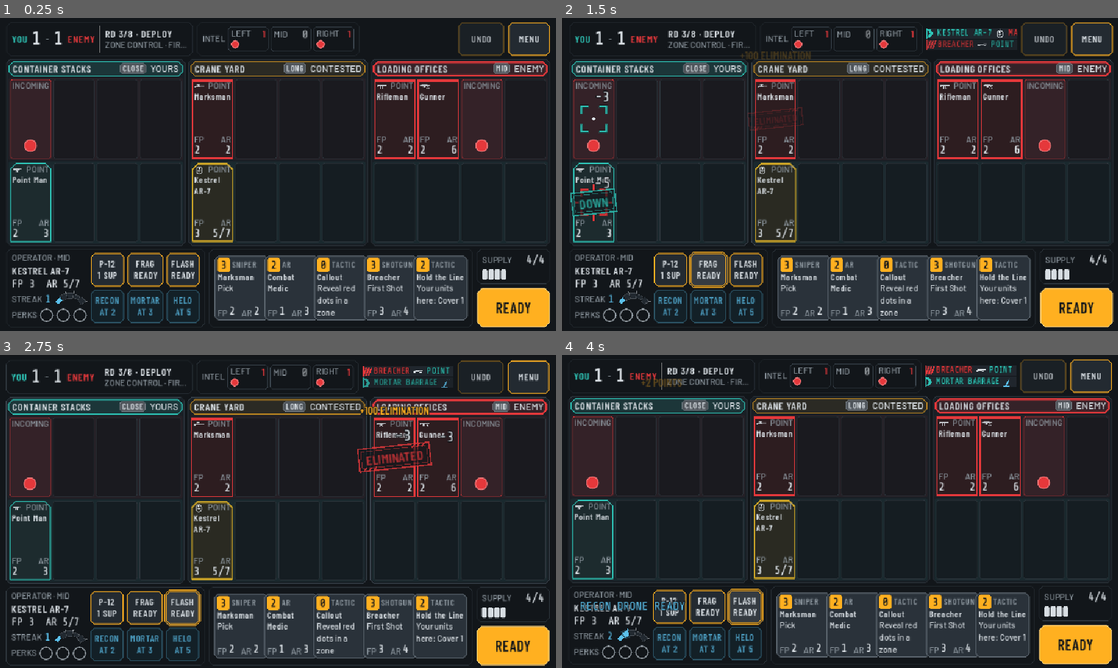
Above: before the commit, frames 1-4 (two rows, left to right).
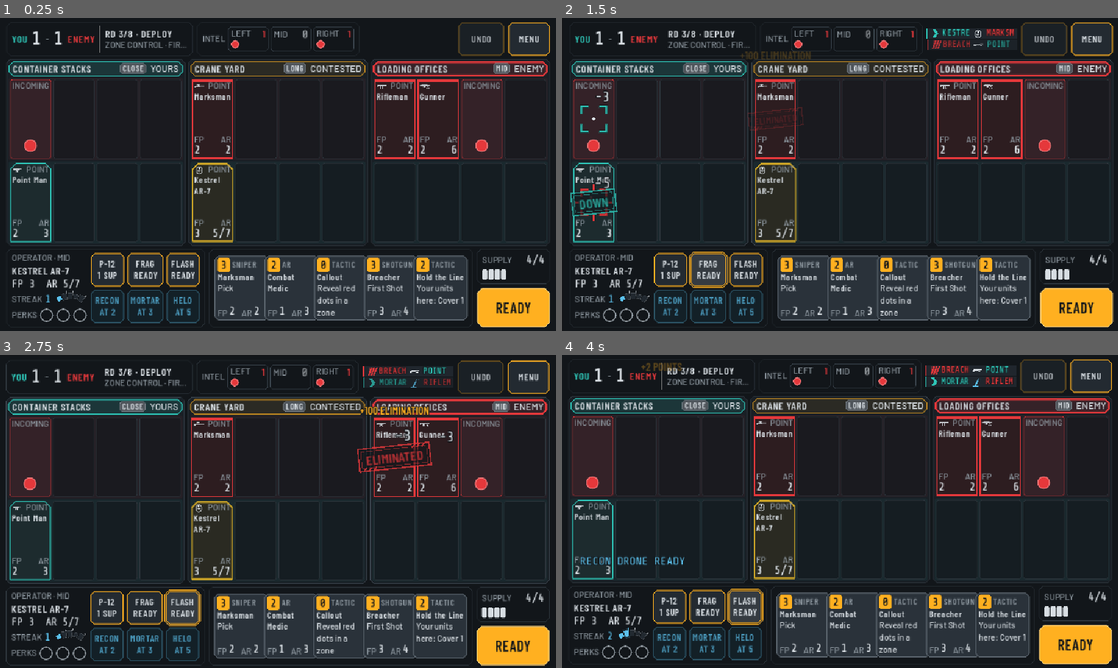
Above: after the commit, the same moments.

Repository: DeVoTeD-Qc/Gamestudio
Game: Godot game, scene res://scenes/fx/FxPreview.tscn
The game is run twice, just before and just after one commit, with the same random seed, the same clock (stepped at 60 frames per second) and the same inputs. This scene is started directly instead of the project's main scene.
Inputs:
- Up to frame 1 (0.25 s): no input
- Up to frame 2 (1.5 s): click "FRAG READY" at 0.5 s; click "FRAG READY" at 1.25 s
- Up to frame 3 (2.75 s): click "FLASH READY" at 2 s
- Up to frame 4 (4 s): click "FRAG READY" at 2.75 s; click "FLASH READY" at 3.5 s

The runs differ from the first frame. In frame 1, less than 0.1% of the frame differs, in the area x 10-16%, y 87-92%; in frame 2, 0.5%; in frame 3, 0.5%; in frame 4, 1.3%, in the area x 3-81%, y 2-92%.

Commit message:
p14: combat feedback and streak effects (standalone components)
FeedbackDirector plays engine events in order: tracers, bracket hit
markers, damage numbers, elimination stamps, hit-stop and shake, an
original killfeed, a segmented StreakArc that shatters on reset, and a
killstreak call-in takeover. Fast animations halve durations; reduced
motion removes shake. 9 tests; wiring steps in p14-fx-wiring.md.

Co-Authored-By: Claude Opus 5.5 <noreply@anthropic.com>
Claude-Session: https://claude.ai/code/session_01JmVwVgoeVTdNBC1RfBf5V4

Diff:
--- a/projects/killstreak/source/project-killstreak/scripts/fx/call_in_takeover.gd
+++ b/projects/killstreak/source/project-killstreak/scripts/fx/call_in_takeover.gd
@@ -138,7 +138,7 @@
 
 
 func _zone_label(zone: StringName) -> String:
-	return String(zone).to_upper() if zone != &"" else "the line"
+	return String(zone).capitalize() if zone != &"" else "the line"
 
 
 func _build() -> void:
--- a/projects/killstreak/source/project-killstreak/scripts/fx/feedback_director.gd
+++ b/projects/killstreak/source/project-killstreak/scripts/fx/feedback_director.gd
@@ -256,7 +256,7 @@
 			if ev.get("owner") == viewer_side and int(score_popups.get(&"zone", 0)) > 0:
 				var r: Rect2 = _zone_rect(ev.get("zone", &""))
 				if r.has_area():
-					_popup_at(_to_local(Vector2(r.get_center().x, r.position.y + 40.0)),
+					_popup_at(_to_local(r.get_center()),
 							"+%d ZONE SECURED" % int(score_popups[&"zone"]), &"heading", 22, FxStyle.AMBER, ev)
 					return t.get_value(&"popup_beat")
 			return 0.0
@@ -264,7 +264,7 @@
 			var gained: int = int(ev.get("player_gained" if viewer_side == &"player" else "enemy_gained", 0))
 			var anchor: Rect2 = _anchor_rect(&"score")
 			if gained > 0 and anchor.has_area():
-				_popup_at(_to_local(anchor.get_center() + Vector2(0, anchor.size.y * 0.5 + 20.0)),
+				_popup_at(_to_local(Vector2(anchor.get_center().x, anchor.end.y - 10.0)),
 						"+%d %s" % [gained, "POINT" if gained == 1 else "POINTS"], &"heading", 22, FxStyle.AMBER, ev)
 				return t.get_value(&"popup_beat")
 			return 0.0
@@ -281,9 +281,13 @@
 	var from: Vector2 = _unit_point(shooter, side, zone)
 	var to: Vector2 = _unit_point(target, foe, zone) if target >= 0 else _zone_point(zone, foe)
 	if not _skipping:
+		# Start at the shooter's edge facing the target, and keep the two sides' tracers on
+		# parallel lanes so a trade shows both streaks.
+		var dir: Vector2 = (to - from).normalized() if to != from else Vector2.UP
+		var lane_off: Vector2 = dir.orthogonal() * (5.0 if side == viewer_side else -5.0)
 		var fx: Control = TracerFx.new()
-		fx.from = from
-		fx.to = to
+		fx.from = from + dir * 18.0 + lane_off
+		fx.to = to - dir * 6.0 + lane_off
 		fx.color = FxStyle.side_color(side)
 		fx.wasted = target < 0
 		_start(fx, &"tracer", ev)
@@ -524,8 +528,15 @@
 	return locator.anchor_rect(anchor)
 
 
-## Just above the StreakArc (y_dir -1) or the bottom-left area when there is no arc.
+## Where streak pop-ups go: just above the locator's &"streak" anchor (the Operator panel)
+## so they never cover its numbers, else just above the StreakArc, else bottom-left.
 func _arc_point(y_dir: float) -> Vector2:
+	var anchor: Rect2 = _anchor_rect(&"streak")
+	if anchor.has_area():
+		var x: float = anchor.position.x + anchor.size.x * 0.5
+		if streak_arc != null and streak_arc is Control and (streak_arc as Control).is_inside_tree():
+			x = (streak_arc as Control).get_global_rect().get_center().x
+		return _to_local(Vector2(x, anchor.position.y - 22.0))
 	if streak_arc != null and streak_arc is Control and (streak_arc as Control).is_inside_tree():
 		var r: Rect2 = (streak_arc as Control).get_global_rect()
 		return _to_local(r.get_center() + Vector2(0, y_dir * (r.size.y * 0.5 + 18.0)))
--- a/projects/killstreak/source/project-killstreak/scripts/fx/fx_preview.gd
+++ b/projects/killstreak/source/project-killstreak/scripts/fx/fx_preview.gd
@@ -70,6 +70,7 @@
 
 	var locator: RefCounted = BoardFxLocator.new(_match.get_node(^"%Board"))
 	locator.anchors[&"score"] = _match.get_node(^"%ScoreBar")
+	locator.anchors[&"streak"] = panel
 	# Mock snapshot (mock_match_data.gd round_3_sample) slots -> uids.
 	locator.set_unit(1, &"player", &"left", 0)    # Point Man
 	locator.set_unit(21, &"enemy", &"left", 0)    # incoming red dot, revealed as a Breacher
--- a/projects/killstreak/source/project-killstreak/scripts/fx/killfeed_entry.gd
+++ b/projects/killstreak/source/project-killstreak/scripts/fx/killfeed_entry.gd
@@ -27,6 +27,7 @@
 var _enter: Tween = null
 var _life_tween: Tween = null
 var _gone: bool = false
+var _zone_tag: Label = null
 
 
 class SideMarker:
@@ -89,6 +90,8 @@
 		tag.text = zone
 		tag.mouse_filter = Control.MOUSE_FILTER_IGNORE
 		_row.add_child(tag)
+		_zone_tag = tag
+	resized.connect(_fit)
 
 
 ## Starts enter + life + fade. timing: FxTiming (null = Settings).
@@ -131,6 +134,27 @@
 	queue_free()
 
 
+## Narrow slots (phone killfeed): drop the zone tag first, then shorten the names, so the
+## line never runs off its rect.
+func _fit() -> void:
+	if _row == null or size.x <= 0.0:
+		return
+	var room: float = size.x - 12.0
+	if _zone_tag != null:
+		_zone_tag.visible = true
+		if _row.get_combined_minimum_size().x > room:
+			_zone_tag.visible = false
+	for limit: int in [MAX_NAME, 10, 8, 6]:
+		if _row.get_combined_minimum_size().x <= room:
+			break
+		for child: Node in _row.get_children():
+			if child is Label and child != _zone_tag:
+				var full: String = String(child.get_meta(&"full", (child as Label).text))
+				child.set_meta(&"full", full)
+				(child as Label).text = full.left(limit)
+	queue_redraw()
+
+
 func _name_label(text: String, side: StringName) -> Label:
 	var label: Label = Label.new()
 	label.theme_type_variation = &"KillfeedFriend" if side == &"player" else &"KillfeedEnemy"
--- a/projects/killstreak/source/project-killstreak/scripts/fx/streak_arc.gd
+++ b/projects/killstreak/source/project-killstreak/scripts/fx/streak_arc.gd
@@ -18,8 +18,10 @@
 const FxStyle: GDScript = preload("res://scripts/fx/fx_style.gd")
 const FxTiming: GDScript = preload("res://scripts/fx/fx_timing.gd")
 const SEG_GAP_RAD: float = 0.045
-const BAND: float = 7.0
-const BAND_NOTCH: float = 11.0
+const BAND: float = 8.0
+const BAND_NOTCH: float = 12.0
+## Arc height (sagitta) as a share of its width: shallow, so segments stay wide.
+const CURVE: float = 0.16
 const SHARDS_PER_SEGMENT: int = 3
 
 ## Number of segments (the highest threshold, or more).
@@ -173,7 +175,7 @@
 ## Arc geometry for the current rect: {center, radius, a0, a1}.
 func _geometry() -> Dictionary:
 	var w: float = maxf(20.0, size.x - 12.0)
-	var h: float = clampf(size.y - BAND_NOTCH - 4.0, 4.0, w * 0.45)
+	var h: float = clampf(size.y - BAND_NOTCH - 4.0, 4.0, w * CURVE)
 	var r: float = (w * w * 0.25 + h * h) / (2.0 * h)
 	var top: float = BAND_NOTCH * 0.5 + 2.0
 	var c: Vector2 = Vector2(size.x * 0.5, top + r)
Not shown, added: projects/killstreak/documentation/production/p14-fx-wiring.md
Not shown, added: projects/killstreak/qa/screenshots/p14-left_trade-1280x720.png
Not shown, added: projects/killstreak/qa/screenshots/p14-left_trade-844x390.png
Not shown, added: projects/killstreak/qa/screenshots/p14-mid_firefight-1280x720.png
Not shown, added: projects/killstreak/qa/screenshots/p14-mid_firefight-844x390.png
Not shown, added: projects/killstreak/qa/screenshots/p14-shatter-1280x720.png
Not shown, added: projects/killstreak/qa/screenshots/p14-shatter-844x390.png
Not shown, added: projects/killstreak/qa/screenshots/p14-streak-1280x720.png
Not shown, added: projects/killstreak/qa/screenshots/p14-streak-844x390.png
Not shown, added: projects/killstreak/qa/screenshots/p14-takeover-1280x720.png
Not shown, added: projects/killstreak/qa/screenshots/p14-takeover-844x390.png
